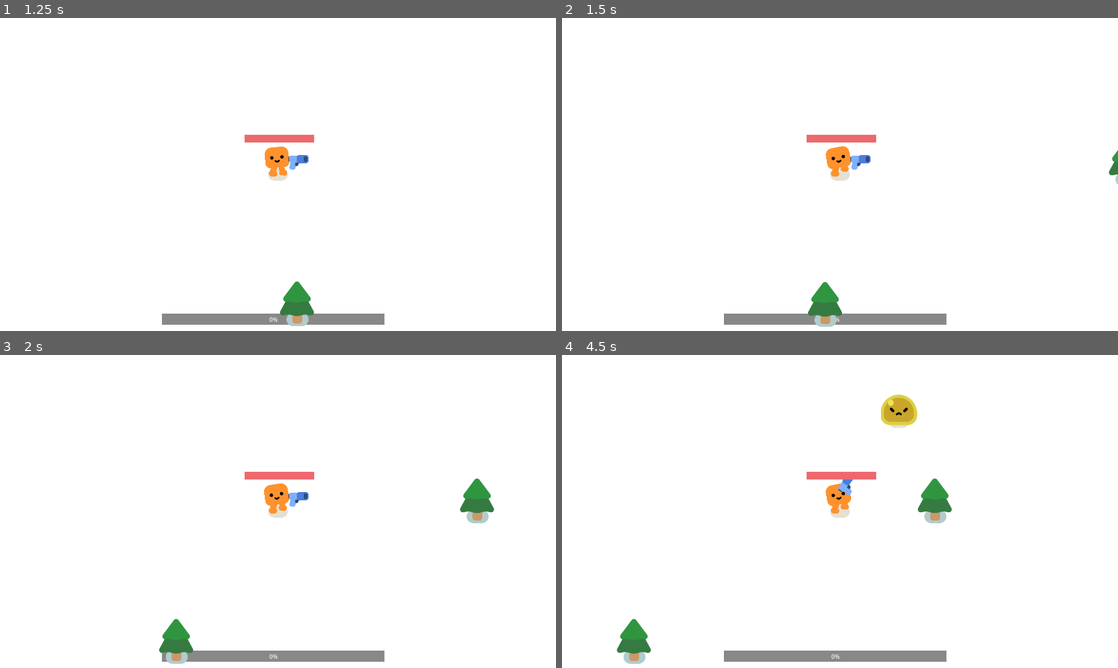
Above: before the commit, frames 1-4 (two rows, left to right).
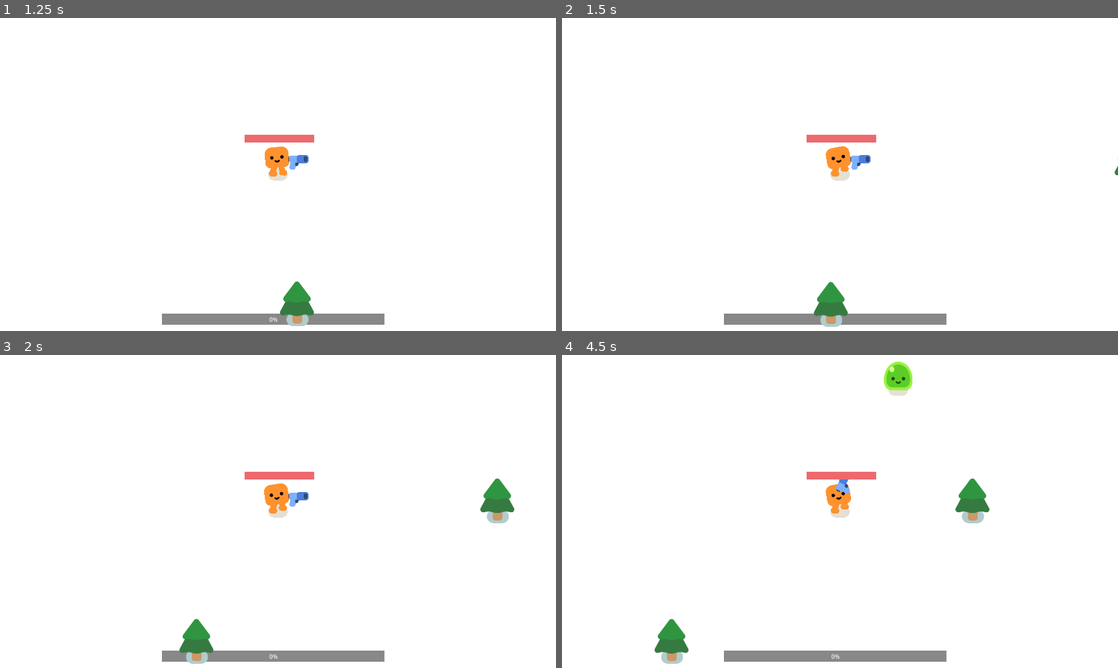
Above: after the commit, the same moments.

Repository: Kuui22/Godot_test
Game: Godot game, scene res://menus/mainmenu.tscn
Two runs of this game, one before a commit and one after it. Both use one fixed random seed, a clock stepped at 60 frames per second and the inputs below.
Inputs:
- Up to frame 1 (1.25 s): click "Start" at 0.5 s
- Up to frame 2 (1.5 s): tap Enter at 1.25 s; hold D (move_right) from 1.28 s (still down)
- Up to frame 3 (2 s): keep holding D (move_right)
- Up to frame 4 (4.5 s): release D (move_right) at 2.03 s; hold S (move_down) 2.03-2.78 s; hold D (move_right) 2.78-3.53 s; hold W (move_up) 3.53-4.28 s; hold A (move_left) from 4.28 s (still down)

Frame 1 is identical in both runs. In frame 2, 0.5% of the frame differs, in the area x 44-100%, y 42-99%; in frame 3, 1.9%; in frame 4, 3.4%, in the area x 9-77%, y 2-99%.

Commit message:
better wander ai?
now it can fight i guess
also added damping to the wander to not completely stop each time it gets to the wander point

Diff:
--- a/2d-project-start/player.gd
+++ b/2d-project-start/player.gd
@@ -8,11 +8,14 @@
 var maxhealth:float = 100.0
 var health:float = 100.0
 const SPEED:float = 600.0
+const MAX_AI_SPEED:float = 500.0
+const SPEEDFACTOR:float = 50
 const DAMAGE_RATE:float = 5.0
 const ACCELERATION = 300
 
 #random movement
 var state = "IDLE"
+const DAMPING:float = 0.5
 const TOLERANCE = 4.0
 var min_x:float = 1
 var min_y:float = 1
@@ -25,25 +28,31 @@
 
 func _physics_process(delta:float):
 	#direction
-	if Input.is_anything_pressed():
+	if Input.is_anything_pressed():#player input
 		var direction = Input.get_vector("move_left", "move_right","move_up","move_down")
-		velocity = direction * SPEED
+		velocity = direction * SPEED * delta * SPEEDFACTOR
 		state = "MOVING"
-	else:
+	else:#check for enemies
 		enemies_in_range = weapon.get_overlapping_bodies()
-		if enemies_in_range.size() > 0:
+		if enemies_in_range.size() > 0:#there are enemies
 			state = "FIGHT"
-			velocity = Vector2.ZERO
-		else:
+			#try to search a point with no enemies
+			var avg_enemy_position = Vector2.ZERO
+			for enemy in enemies_in_range:
+				avg_enemy_position += enemy.global_position
+			avg_enemy_position /= enemies_in_range.size()
+			#var direction_away = (global_position - avg_enemy_position).normalized()
+			accelerate_away_from_point(avg_enemy_position, ACCELERATION * delta)
+		else:#no enemies
 			if state == "FIGHT" or state == "MOVING":
 				state="IDLE"
-				velocity = Vector2.ZERO
+				velocity = velocity.move_toward(Vector2.ZERO, DAMPING * delta * SPEED)
 			wander_ai(delta)
 
 
 	move_and_slide()
 
-
+	#take damage from mobs
 	var overlapping_mobs = %HurtBox.get_overlapping_bodies()
 	if overlapping_mobs.size() > 0:
 		health -= DAMAGE_RATE * overlapping_mobs.size() * delta
@@ -59,22 +68,27 @@
 	else:
 		happy_boo.play_idle_animation()
 
+#functions for wandering ai
 func update_target_position():
 	var target_vector = Vector2(randf_range(-32, 32), randf_range(-32, 32))
 	target_position = start_position + target_vector
 
 func is_at_target_position():
-	# Stop moving when at target +/- tolerance
+	#stop moving when at target +/- tolerance
 	return (target_position - global_position).length() < TOLERANCE
 
 func accelerate_to_point(point, acceleration_scalar):
 	var direction = (point - global_position).normalized()
 	var acceleration_vector = direction * acceleration_scalar
 	accelerate(acceleration_vector)
+func accelerate_away_from_point(point, acceleration_scalar):
+	var direction = (global_position - point ).normalized()
+	var acceleration_vector = direction * acceleration_scalar
+	accelerate(acceleration_vector)
 
 func accelerate(acceleration_vector):
 	velocity += acceleration_vector
-	velocity = velocity.limit_length(SPEED)
+	velocity = velocity.limit_length(MAX_AI_SPEED)
 
 #thanks to: https://forum.godotengine.org/t/making-an-ai-that-randomly-moves/18839
 func wander_ai(delta):
--- a/2d-project-start/slime.gd
+++ b/2d-project-start/slime.gd
@@ -9,6 +9,8 @@
 @export var DAMAGE:float = 5.0
 
 var target
+const SPEED:float = 300
+const SPEEDFACTOR:float = 50
 
 #can change base target here
 func _ready():
@@ -16,10 +18,10 @@
 	target = player
 
 
-func _physics_process(_delta):
+func _physics_process(delta):
 	if(target):
 		var direction = global_position.direction_to(target.global_position)
-		velocity = direction * 300
+		velocity = direction * SPEED * delta * SPEEDFACTOR
 	else:
 		pass
 	move_and_slide()
